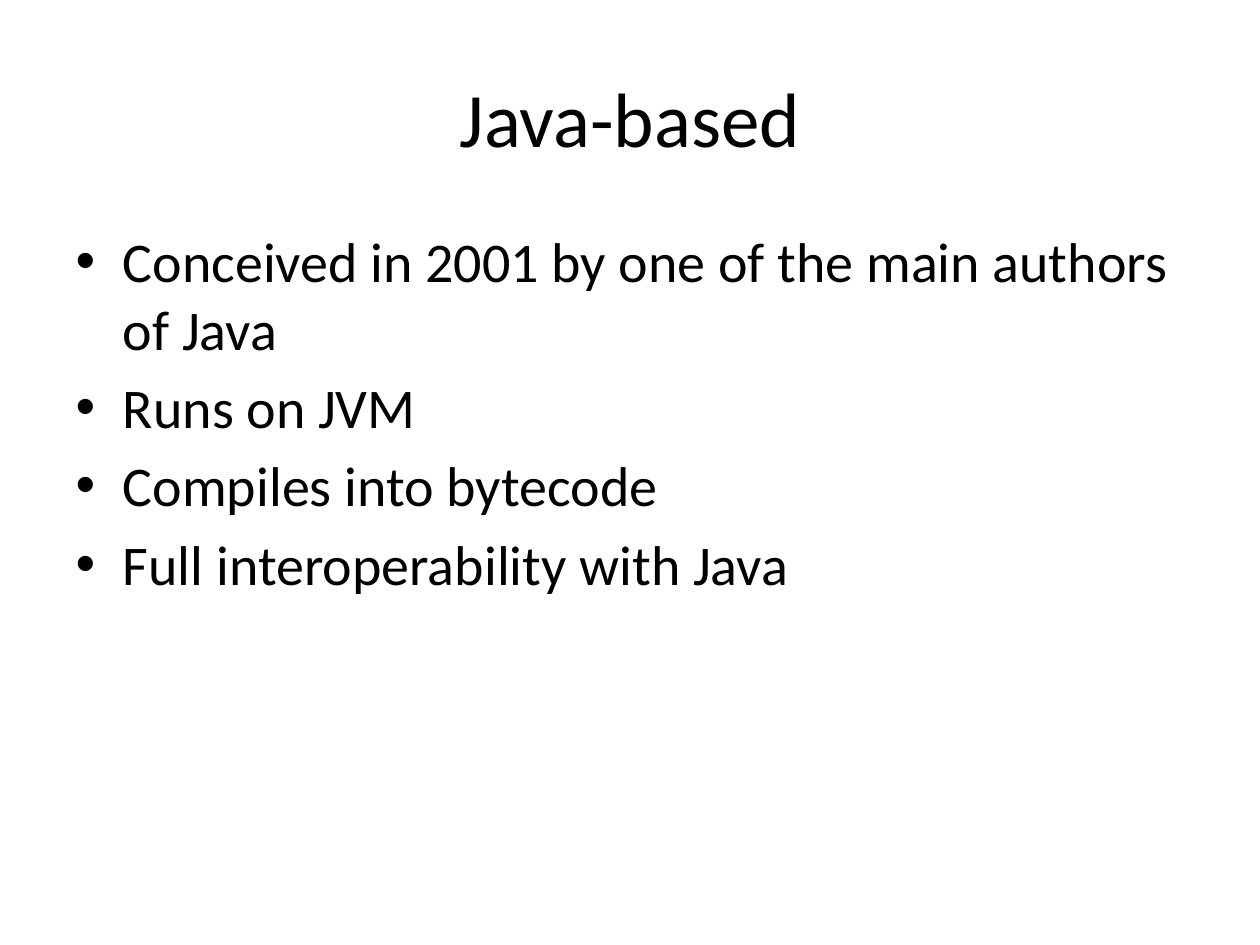
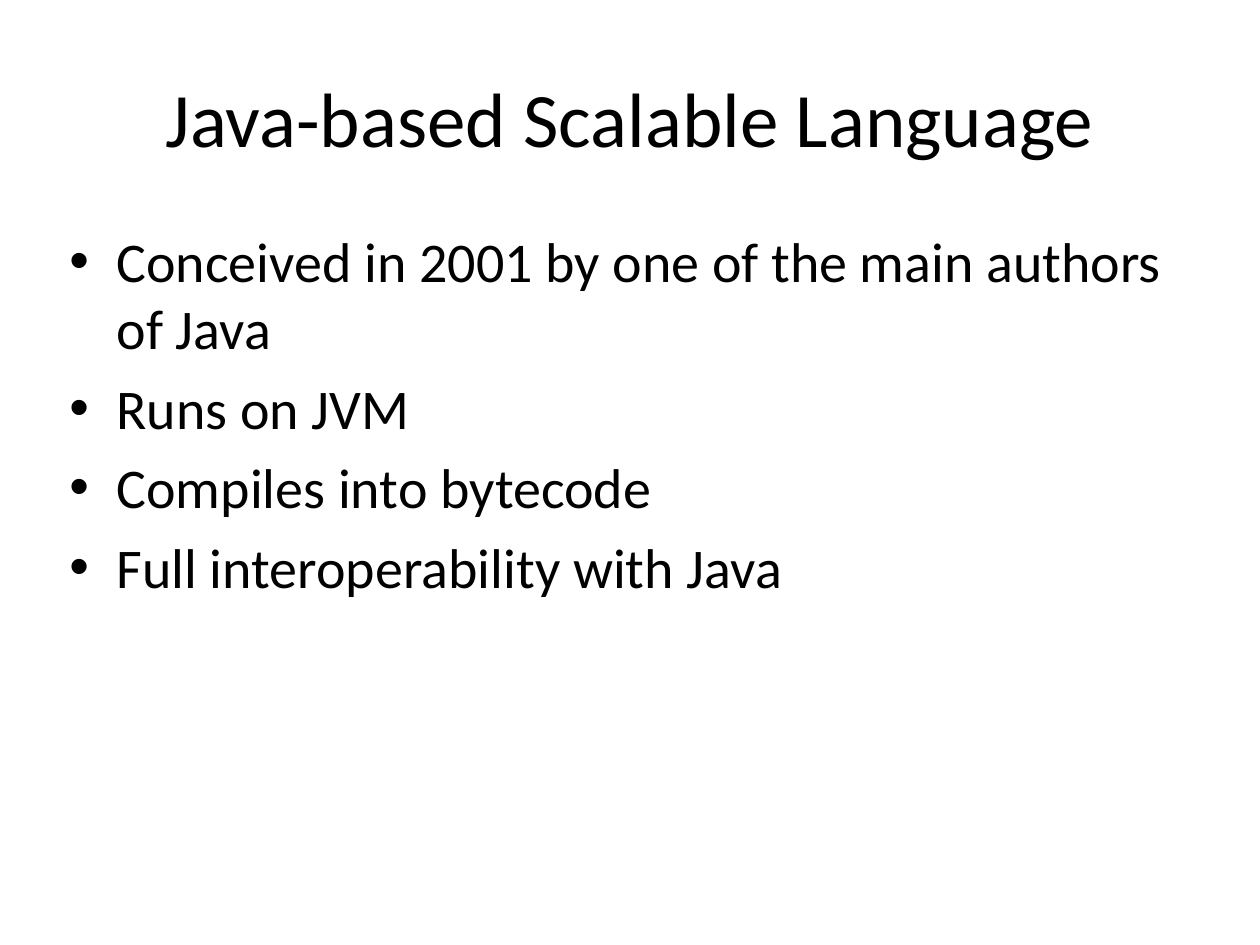
Before and after one commit to Igerly/scalaBasics, a slide deck: slide 3 of Scala.pptx (slide 2 before the commit). Drawn at 1260x945 pixels with LibreOffice and Linux fonts; fonts in the diff are those of the drawing. Boxes give left, top, right and bottom in pixels: in the first picture for what was removed or moved away, otherwise in the second. Text is boxed around its words. In the diff, an @@ line names an element or a change of style, - is before the commit and + after.

```diff
--- a/Scala.pptx
+++ b/Scala.pptx
@@ title at [166,93,1093,161]: text changed @@
-Java-based
+Java-based Scalable Language
@@ text "Conceived in 2001 by one ...": place and size @@
-text "Conceived in 2001 by one ..." at [123,243,1167,594]
+text "Conceived in 2001 by one ..." at [117,243,1160,597]
```
Also in this commit, not shown: 3 other slides changed, 12 slides added.
